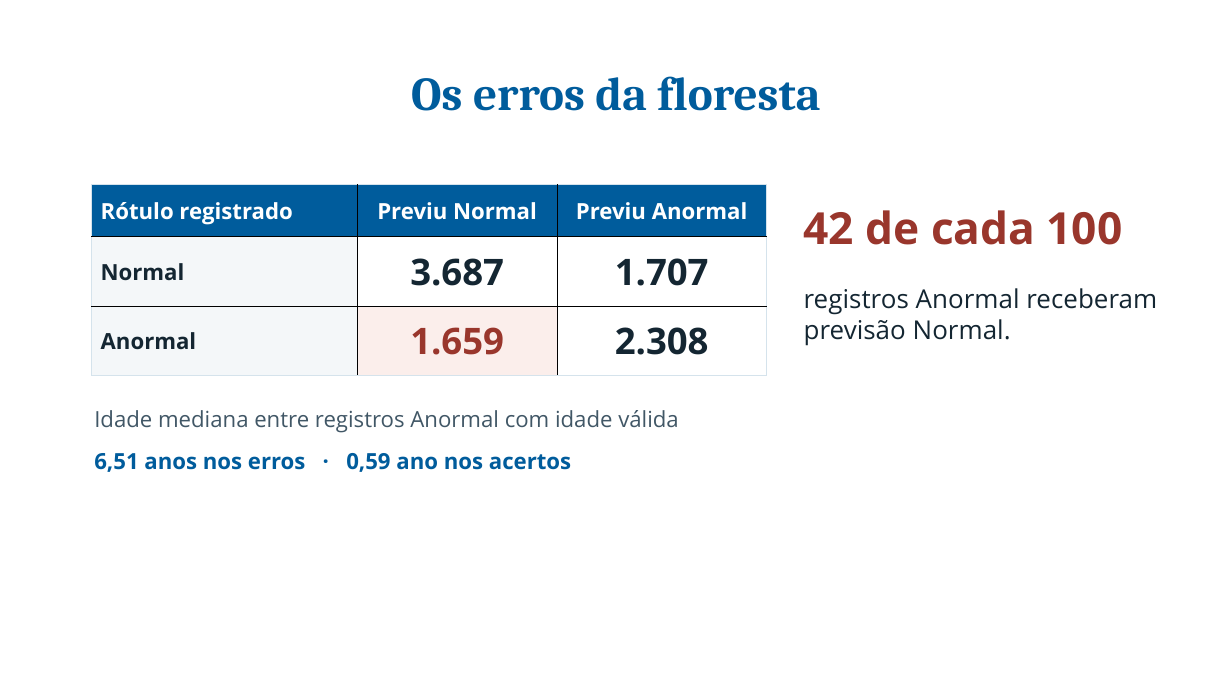
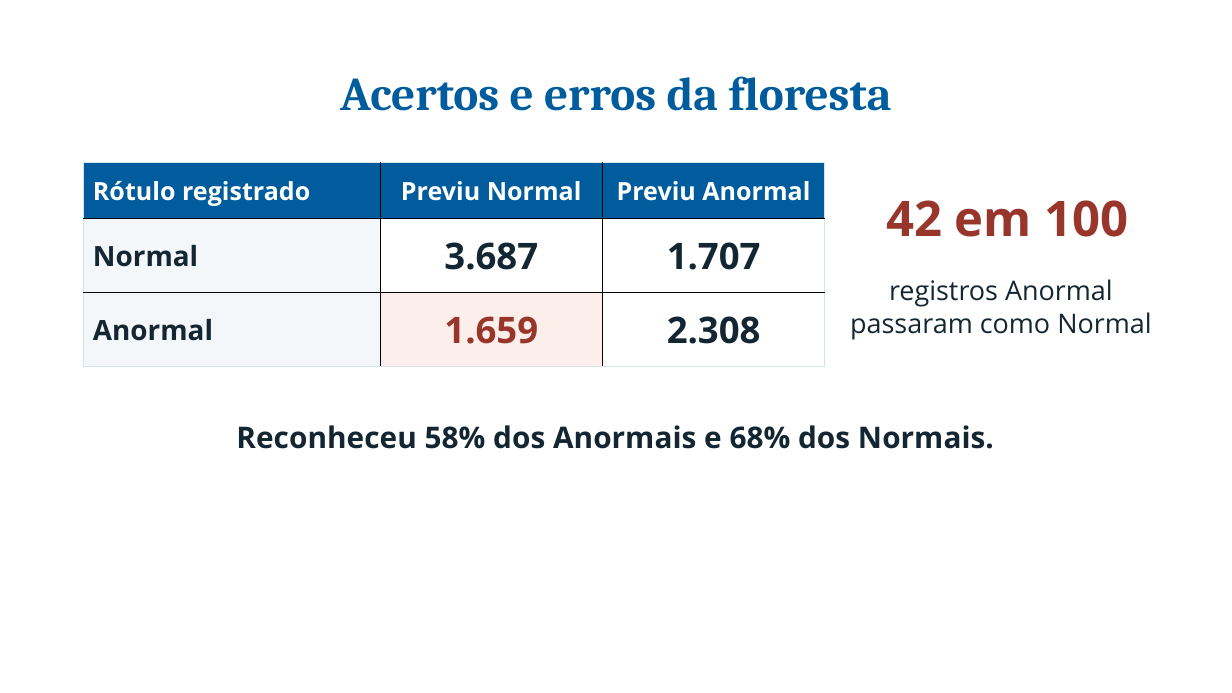
Before and after one commit to pedroafm06/Data-Mining, a slide deck: slide 11 of presentation/a2_inf/output/Apresentacao_A2_INF.pptx. Drawn at 1232x693 pixels with LibreOffice and Linux fonts; fonts in the diff are those of the drawing; background and template pictures are left out. Boxes give left, top, right and bottom in pixels: in the first picture for what was removed or moved away, otherwise in the second. Text is boxed around its words. In the diff, an @@ line names an element or a change of style, - is before the commit and + after.

```diff
--- a/presentation/a2_inf/output/Apresentacao_A2_INF.pptx
+++ b/presentation/a2_inf/output/Apresentacao_A2_INF.pptx
@@ text at box(340, 76, 892, 111): text changed @@
-Os erros da floresta
+Acertos e erros da floresta
@@ table at box(84, 163, 826, 367) @@
@@ size 17.2 to 19.5 pt in "Rótulo registrado", "Previu Normal", "Previu Anormal" @@
@@ size 17.2 to 21.8 pt in "Normal", "Anormal" @@
@@ table: place and size @@
-table at box(91, 185, 767, 375)
+table at box(84, 163, 826, 367)
@@ text at box(886, 200, 1129, 237): text changed; size 34.5 to 38.2 pt @@
-42 de cada 100
+42 em 100
@@ text at box(850, 279, 1151, 340): text changed; size 20.2 to 21 pt @@
-registros Anormal receberam
-previsão Normal.
+registros Anormal
+passaram como Normal
@@ text at box(236, 425, 994, 449): text changed; size 17.2 to 23.2 pt; text colour #415766 to #142632; bold on @@
-Idade mediana entre registros Anormal com idade válida
+Reconheceu 58% dos Anormais e 68% dos Normais.
@@ text removed at box(94, 453, 571, 472) @@
-6,51 anos nos erros · 0,59 ano nos acertos
```
Also in this commit, not shown: 6 other slides changed, 9 slides added, 9 slides removed, 25 other files.
